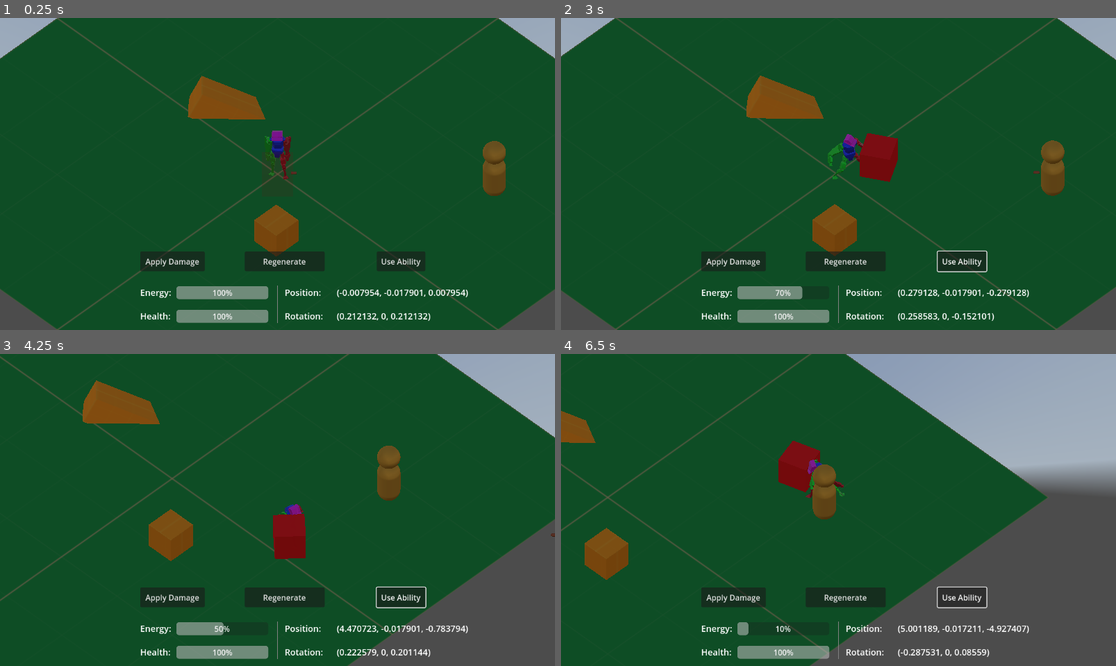
Above: before the commit, frames 1-4 (two rows, left to right).
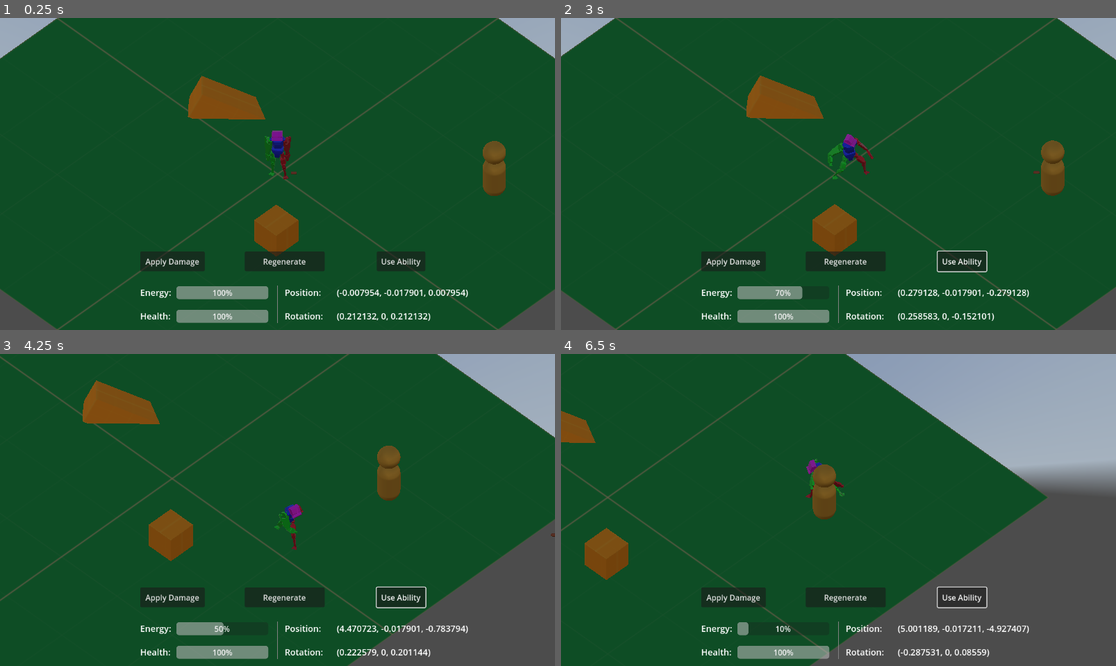
Above: after the commit, the same moments.

Repository: Androx765/Game_dev
Game: Godot game, scene res://scenes/game/game.tscn
Two runs of this game, one before a commit and one after it. Both use one fixed random seed, a clock stepped at 60 frames per second and the inputs below. This scene is started directly instead of the project's main scene. A sky picture missing from this copy of the repository is replaced by a grey-blue gradient.
Inputs (mouse positions are in pixels of both pictures, inside the frame that each line leads up to):
- Up to frame 1 (0.25 s): no input
- Up to frame 2 (3 s): click "Apply Damage" at 0.5 s; click "Regenerate" at 1.25 s; click "Use Ability" at 2 s; tap Enter at 2.75 s; move the mouse to (960, 158) at 2.77 s; press the mouse at (960, 158) at 2.78 s; hold D (move_right) from 2.78 s (still down)
- Up to frame 3 (4.25 s): move the mouse to (166, 525) at 3.52 s; release D (move_right) at 3.53 s; release the mouse at (166, 525) at 3.53 s; hold S (move_down) from 3.53 s (still down); tap 1 (dance1) at 3.6 s; click (166, 525) at 3.8 s
- Up to frame 4 (6.5 s): move the mouse to (894, 441) at 4.27 s; release S (move_down) at 4.28 s; hold D (move_right) 4.28-5.03 s; hold 2 (dance2) 4.28-5.03 s; click (894, 441) at 4.55 s; move the mouse to (810, 572) at 5.02 s; hold W (move_up) 5.03-5.78 s; click (810, 572) at 5.1 s; move the mouse to (1005, 556) at 5.77 s; press the mouse at (1005, 556) at 5.78 s; hold A (move_left) from 5.78 s (still down)

The runs differ from the first frame. In frame 2, 0.9% of the frame differs, in the area x 53-61%, y 36-53%; in frame 3, 0.8%; in frame 4, 0.8%.
Error before the commit: Invalid type in function 'look_at' in base 'RigidBody3D (fire.gd)'. Cannot convert argument 1 from Nil to Vector3. (res://scenes/game/abilities/fire/fire.gd:30)

Commit message:
Attemp to execute ability in the direction the player is looking

Diff:
--- a/Game/scenes/game/characters/entity.gd
+++ b/Game/scenes/game/characters/entity.gd
@@ -1,6 +1,6 @@
 class_name Entity
 
-extends CharacterBody3D #should be RigidBody3D
+extends CharacterBody3D
 
 # base stats
 var health_max: int
@@ -80,6 +80,8 @@
 
 func load_ability(ability: String):
 	var scene = load("res://scenes/game/abilities/" + ability + "/" + ability + ".tscn")
-	var sceneNode = scene.instantiate()
-	add_child(sceneNode)
-	return sceneNode
+	var ability_node = scene.instantiate()
+	add_child(ability_node)
+	ability_node.position = position
+	ability_node.velocity = ability_node.velocity.rotated(ability_node.rotation.normalized(), 0)
+	return ability_node
--- a/Game/scenes/game/characters/player/player.gd
+++ b/Game/scenes/game/characters/player/player.gd
@@ -15,7 +15,7 @@
 ]
 var is_attacking = false
 
-@onready var mesh_node: Node3D = $playerModelWAnim
+@onready var player_model: Node3D = $playerModelWAnim
 @onready var anim_tree = $playerModelWAnim.get_children()[2]
 @onready var anim_state = $playerModelWAnim.get_children()[2].get("parameters/playback")
 
@@ -36,7 +36,7 @@
 	# handle rotation
 	if velocity.length() > 1.0:
 		var angular_rotation = 10
-		mesh_node.rotation.y = lerp_angle(mesh_node.rotation.y, atan2(velocity.x, velocity.z) - rotation.y, delta * angular_rotation)
+		player_model.rotation.y = lerp_angle(player_model.rotation.y, atan2(velocity.x, velocity.z) - rotation.y, delta * angular_rotation)
 
 
 
@@ -69,7 +69,7 @@
 		if energy_current >= fire.energy_cost:
 			melee_attack()
 			melee_attack_test()
-			fire.execute(self)
+			fire.execute(self, player_model.get_transform().basis.z, $AbilityPosition.position)
 
 	# dances
 	if event.is_action_pressed("dance1"):
--- a/Game/scenes/game/characters/player/player.tscn
+++ b/Game/scenes/game/characters/player/player.tscn
@@ -24,3 +24,7 @@
 
 [node name="MeleeAttackTest" parent="playerModelWAnim" instance=ExtResource("4_d4ksl")]
 transform = Transform3D(3.33333, 0, 0, 0, 3.33333, 0, 0, 0, 3.33333, 0, 3.33333, 3.33333)
+visible = false
+
+[node name="AbilityPosition" type="Marker3D" parent="."]
+transform = Transform3D(1, 0, 0, 0, 1, 0, 0, 0, 1, -0.0241506, 1.7195, 0.189958)
